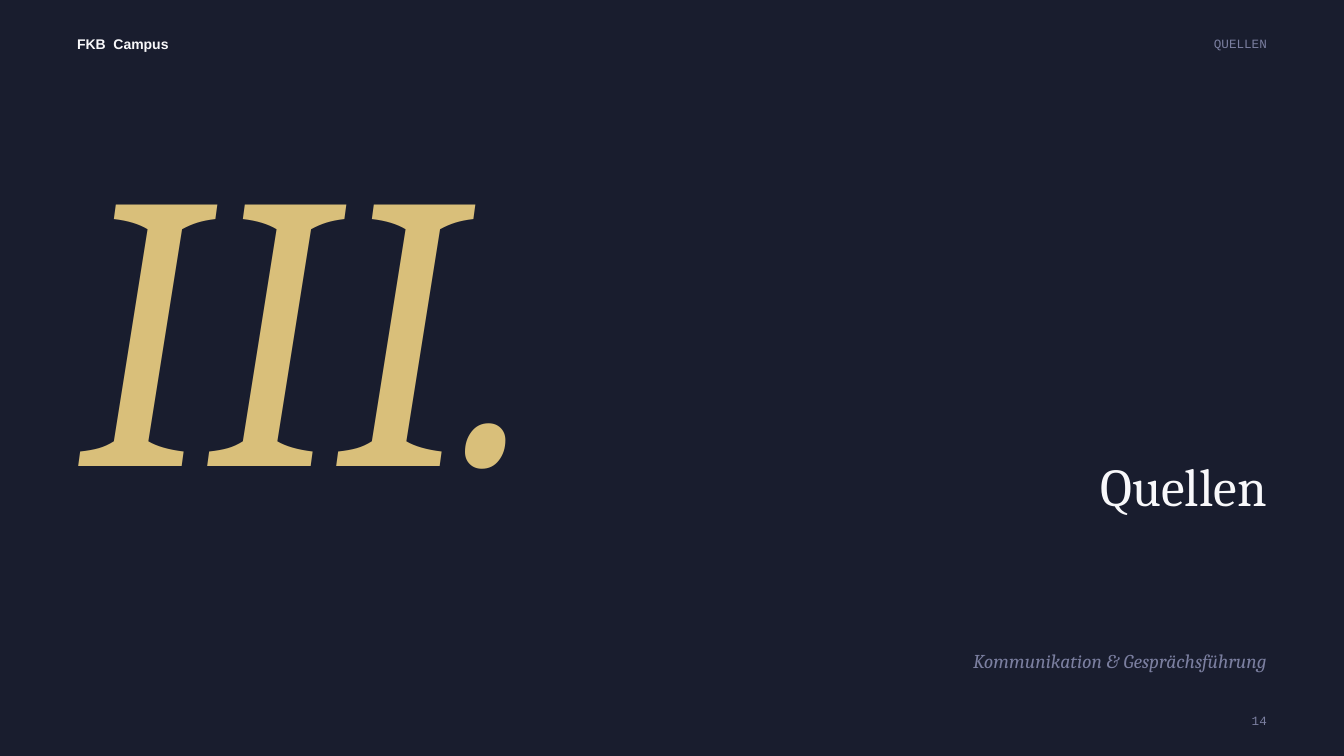
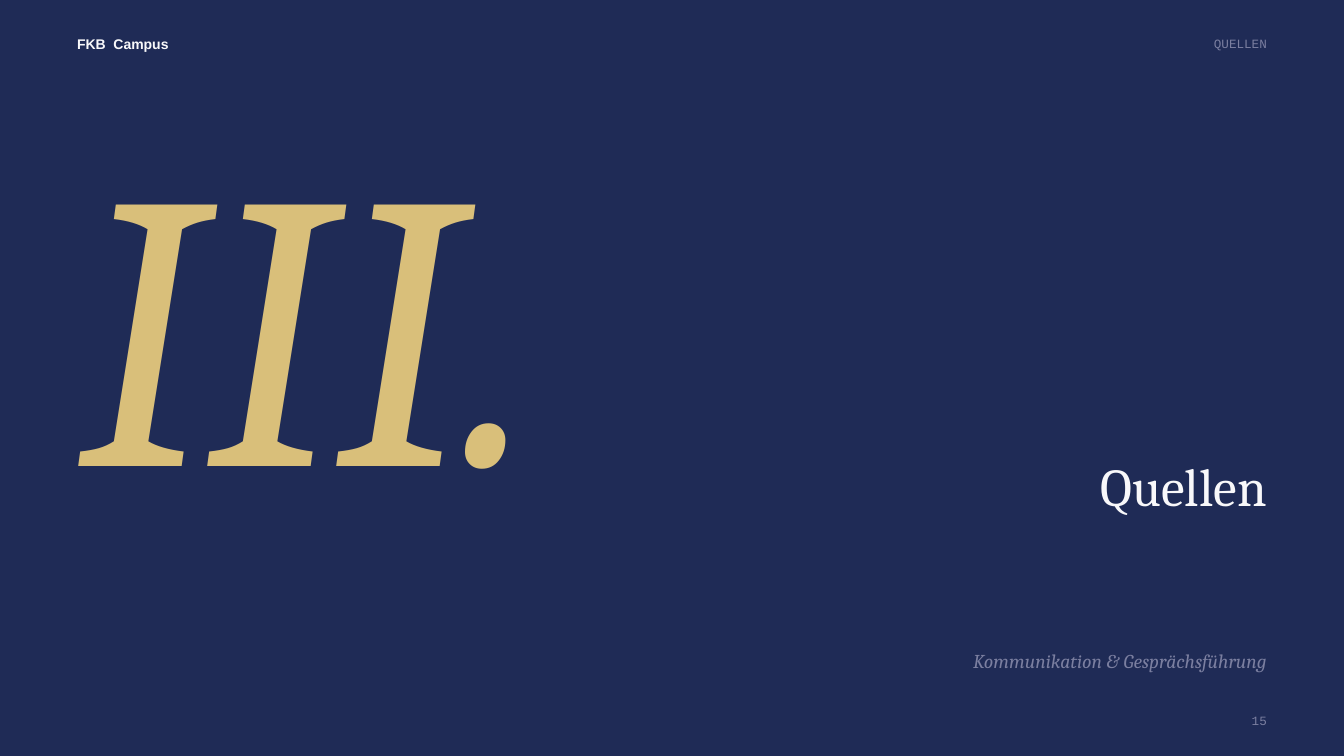
Before and after one commit to ck5rqc47pr-byte/firmenkundenakademie-online, a slide deck: slide 15 of public/downloads/praesentation/M10.pptx (slide 14 before the commit). Drawn at 1344x756 pixels with LibreOffice and Linux fonts; fonts in the diff are those of the drawing. Boxes give left, top, right and bottom in pixels: in the first picture for what was removed or moved away, otherwise in the second. Text is boxed around its words. In the diff, an @@ line names an element or a change of style, - is before the commit and + after.

```diff
--- a/public/downloads/praesentation/M10.pptx
+++ b/public/downloads/praesentation/M10.pptx
@@ background #191D2E to #1F2B56 @@
@@ text at <box>1252,717,1267,725</box>: text changed @@
-14
+15
```
Also in this commit, not shown: 11 other slides changed, 1 slide added, 21 other files.
